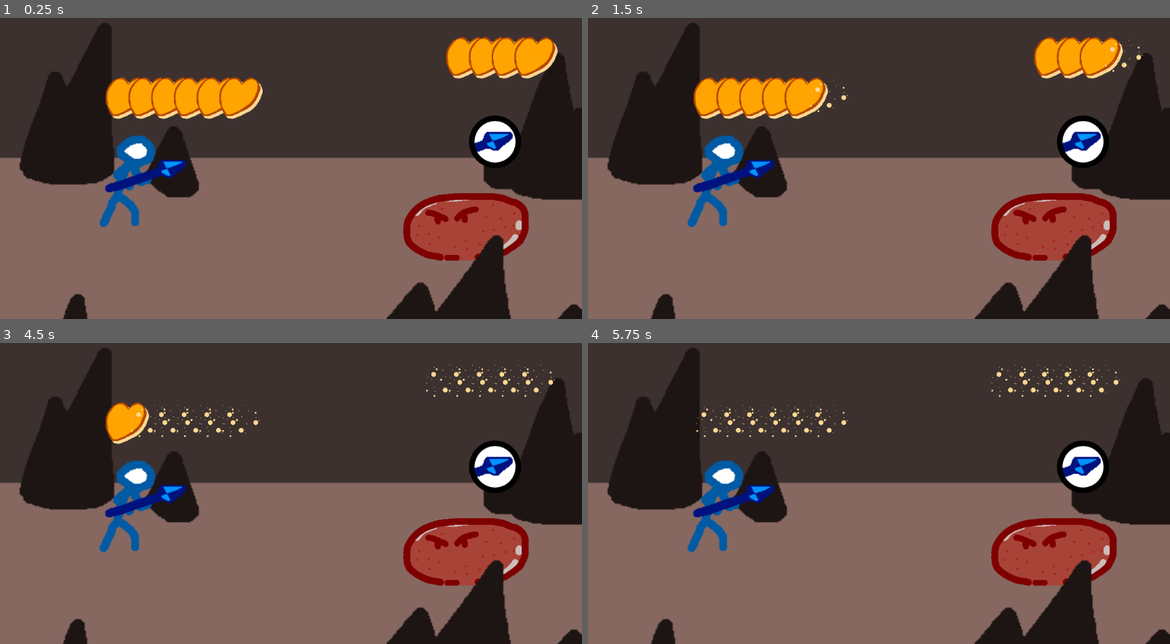
Above: before the commit, frames 1-4 (two rows, left to right).
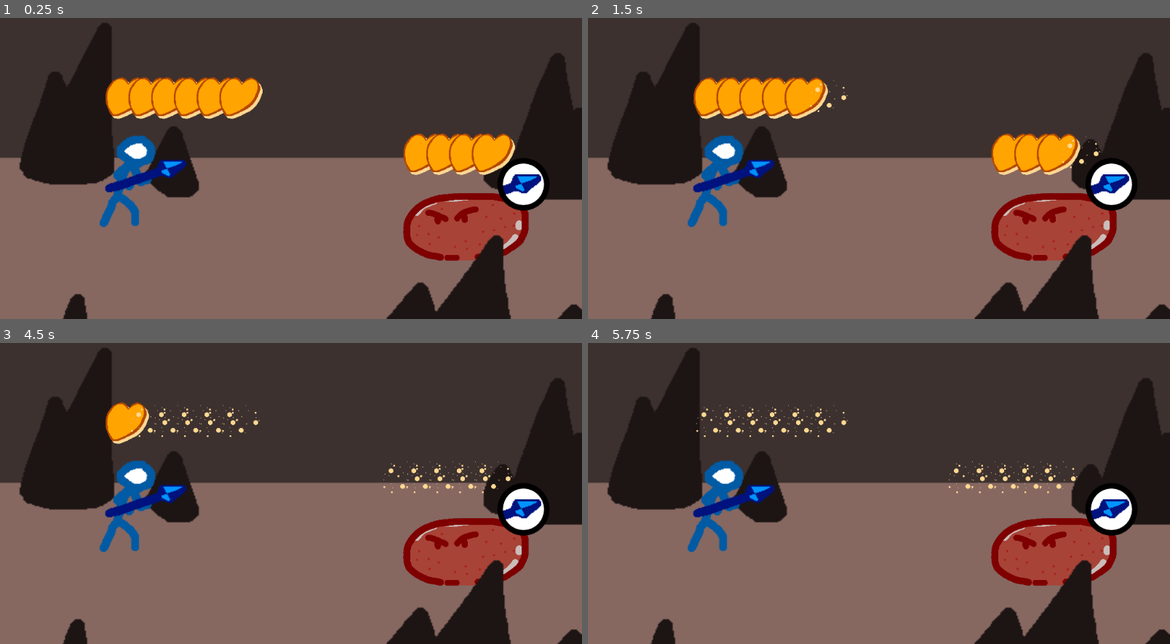
Above: after the commit, the same moments.

Repository: WightLight/StrawberryShortsword
Game: Godot game, scene res://Battle/Battle.tscn
The game is run twice, just before and just after one commit, with the same random seed, the same clock (stepped at 60 frames per second) and the same inputs.
Inputs (mouse positions are in pixels of both pictures, inside the frame that each line leads up to; where the layout moved, square brackets give the same spot in the first picture):
- Up to frame 1 (0.25 s): no input
- Up to frame 2 (1.5 s): tap Enter at 0.5 s; click (1111, 183) [1082, 141] at 1.25 s
- Up to frame 3 (4.5 s): tap Space at 2, 3.5 s; tap Enter at 2.75, 4.25 s
- Up to frame 4 (5.75 s): tap Space at 5 s

The runs differ from the first frame. In frame 1, 6.2% of the frame differs, in the area x 69-96%, y 6-65%; in frame 2, 5.7%; in frame 3, 2.9%; in frame 4, 3.0%.

Commit message:
Reposition slime health and action button

Diff:
--- a/Battle/Battle.gd
+++ b/Battle/Battle.gd
@@ -13,7 +13,8 @@
 			var attack_option: AttackOption = attack_option_scene.instance()
 			enemy.add_child(attack_option)
 			attack_option.assign(weapon, enemy)
-			attack_option.rect_position.y = -200
+			attack_option.rect_position.x = 50
+			attack_option.rect_position.y = -125
 			attack_option.connect("attack_finished", self, "_on_attack_finished")
 
 func hide_attack_options():
--- a/Enemy/Slime/Slime.tscn
+++ b/Enemy/Slime/Slime.tscn
@@ -16,6 +16,6 @@
 texture = ExtResource( 1 )
 
 [node name="HpIndicator" parent="." instance=ExtResource( 3 )]
-position = Vector2( 0, -300 )
+position = Vector2( -75, -130 )
 
 [connection signal="health_changed" from="." to="HpIndicator" method="_on_health_changed"]
